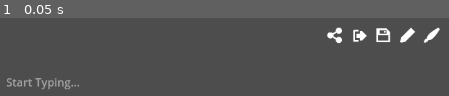
Above: before the commit, frame 1.
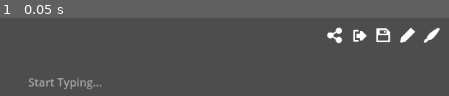
Above: after the commit, the same moment.

Repository: Username4D/nootnotes
Game: Godot game, scene res://scenes/view.tscn
The game is run twice, just before and just after one commit, with the same random seed, the same clock (stepped at 60 frames per second) and the same inputs.
Inputs:
- Up to frame 1 (0.05 s): no input

The runs differ from the first frame. In frame 1, 1.3% of the frame differs, in the area x 1-23%, y 76-92%.

Commit message:
Added scrolling container for text box

Diff:
--- a/scenes/view.tscn
+++ b/scenes/view.tscn
@@ -1,7 +1,9 @@
-[gd_scene load_steps=3 format=3 uid="uid://cuiu1dc13ohg5"]
+[gd_scene load_steps=4 format=3 uid="uid://cuiu1dc13ohg5"]
 
 [ext_resource type="PackedScene" uid="uid://bulxy2b3s2r43" path="res://scenes/navbar.tscn" id="1_05um8"]
 [ext_resource type="PackedScene" uid="uid://tv7mkv6amtfn" path="res://scenes/text_box.tscn" id="2_56gac"]
+
+[sub_resource type="StyleBoxEmpty" id="StyleBoxEmpty_56gac"]
 
 [node name="view" type="Control"]
 layout_mode = 3
@@ -16,7 +18,21 @@
 offset_top = 32.0
 offset_bottom = 64.0
 
-[node name="TextEdit" parent="." instance=ExtResource("2_56gac")]
+[node name="ScrollContainer" type="ScrollContainer" parent="."]
 layout_mode = 0
+offset_left = 32.0
 offset_top = 96.0
-offset_bottom = 672.0
+offset_right = 1120.0
+offset_bottom = 608.0
+
+[node name="Control" type="PanelContainer" parent="ScrollContainer"]
+layout_mode = 2
+size_flags_horizontal = 3
+size_flags_vertical = 3
+theme_override_styles/panel = SubResource("StyleBoxEmpty_56gac")
+
+[node name="TextEdit" parent="ScrollContainer/Control" instance=ExtResource("2_56gac")]
+custom_minimum_size = Vector2(1088, 512)
+layout_mode = 2
+scroll_fit_content_height = true
+scroll_fit_content_width = true
